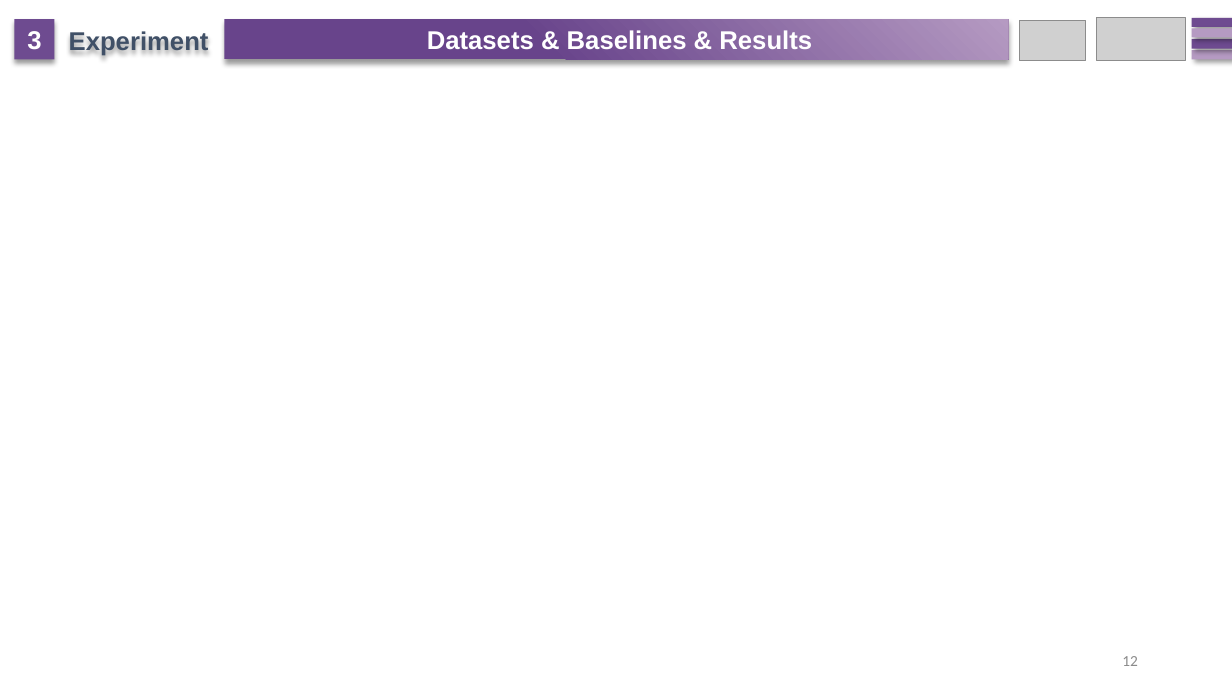
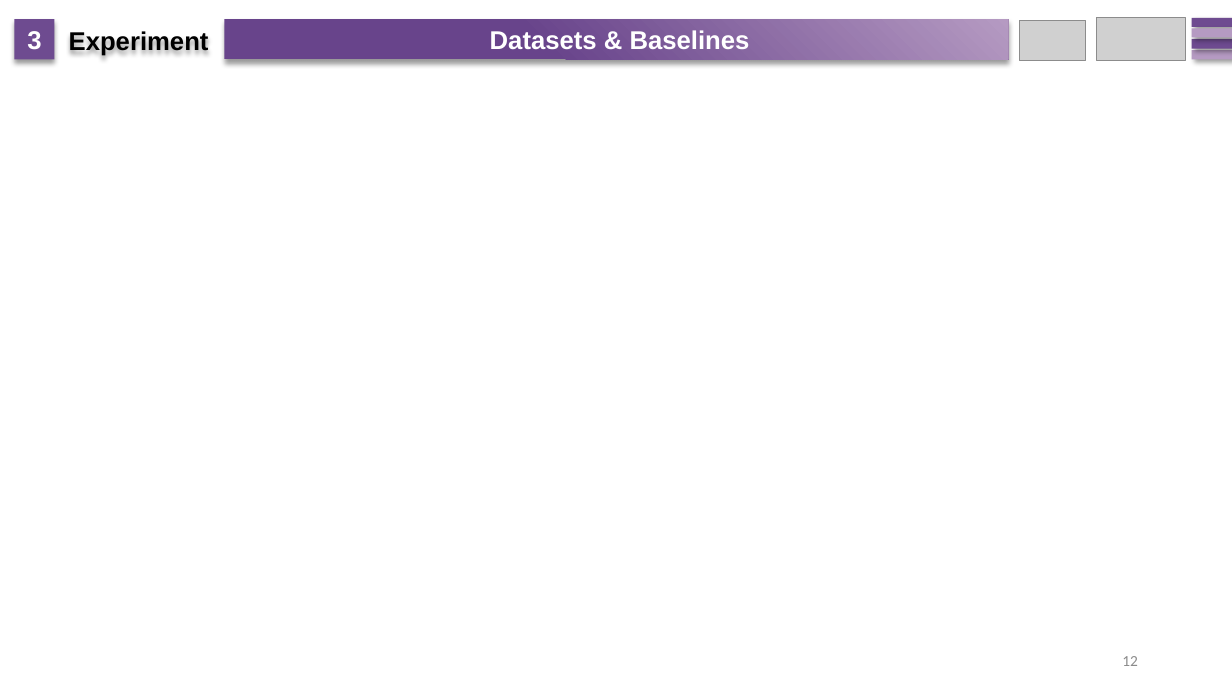
Before and after one commit to zcaicaros/L2D, a slide deck: slide 12 of NeurIPS L2D.pptx. Drawn at 1232x693 pixels with LibreOffice and Linux fonts; fonts in the diff are those of the drawing; grey boxes stand for pictures. Boxes give left, top, right and bottom in pixels: in the first picture for what was removed or moved away, otherwise in the second. Text is boxed around its words. In the diff, an @@ line names an element or a change of style, - is before the commit and + after.

```diff
--- a/NeurIPS L2D.pptx
+++ b/NeurIPS L2D.pptx
@@ text "Experiment" at [69,29,209,56]: text colour #405067 to #000000 @@
@@ text in rectangle at [490,30,750,50]: text changed @@
-Datasets & Baselines & Results
+Datasets & Baselines
```
Also in this commit, not shown: 13 other slides changed, 1 slide added.
